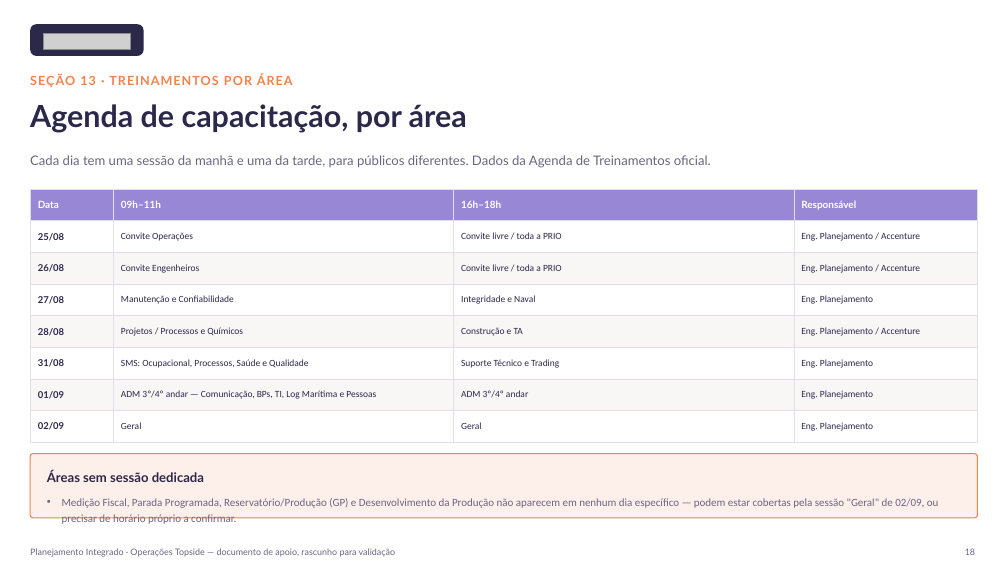
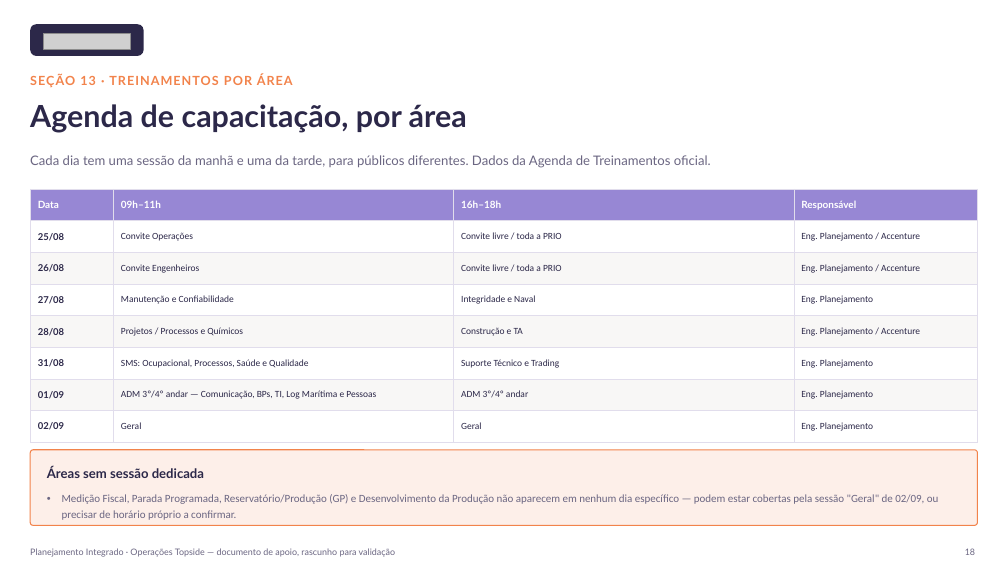
Before and after one commit to LucasRibaas/Planejamento, a slide deck: slide 19 of Planejamento_Integrado_Operacoes_Topside.pptx. Drawn at 1008x567 pixels with LibreOffice and Linux fonts; fonts in the diff are those of the drawing; grey boxes stand for pictures. Boxes give left, top, right and bottom in pixels: in the first picture for what was removed or moved away, otherwise in the second. Text is boxed around its words. In the diff, an @@ line names an element or a change of style, - is before the commit and + after.

```diff
--- a/Planejamento_Integrado_Operacoes_Topside.pptx
+++ b/Planejamento_Integrado_Operacoes_Topside.pptx
@@ rounded rectangle: place and size @@
-rounded rectangle at <box>30,454,978,518</box>
+rounded rectangle at <box>30,450,978,526</box>
@@ rounded rectangle at <box>30,450,978,526</box>: proportions changed @@
@@ text "Áreas sem sessão dedicada": place and size @@
-text "Áreas sem sessão dedicada" at <box>47,470,204,482</box>
+text "Áreas sem sessão dedicada" at <box>47,467,204,478</box>
@@ text "Medição Fiscal, Parada Programada, Reservatório/Produção ...": place and size @@
-text "Medição Fiscal, Parada Programada, Reservatório/Produção ..." at <box>62,498,939,524</box>
+text "Medição Fiscal, Parada Programada, Reservatório/Produção ..." at <box>62,494,939,520</box>
```
Also in this commit, not shown: 10 other slides changed.
